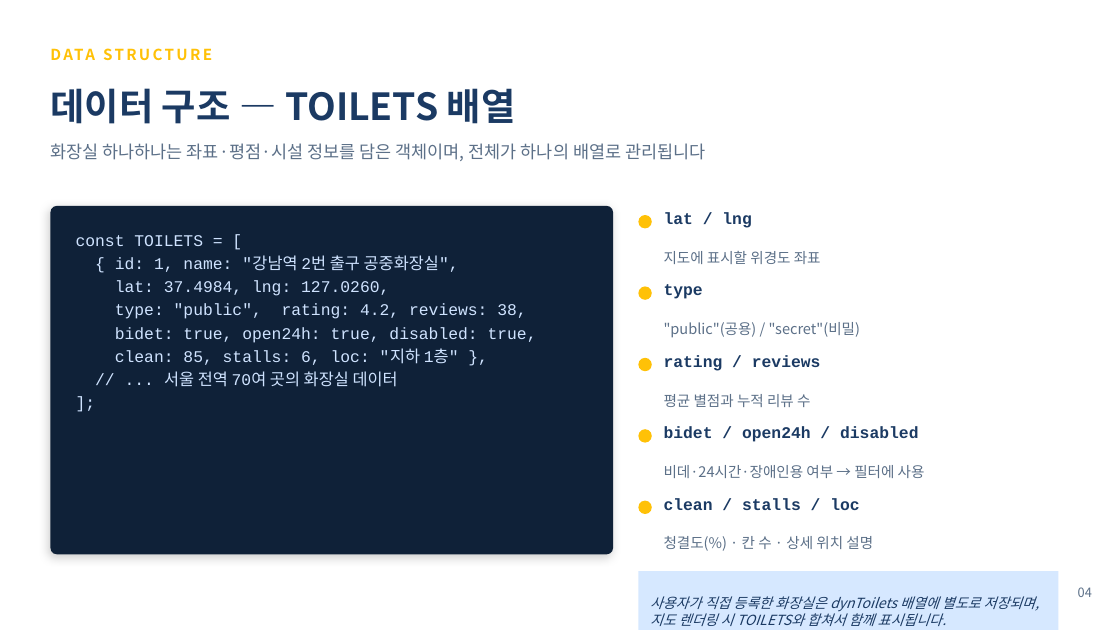
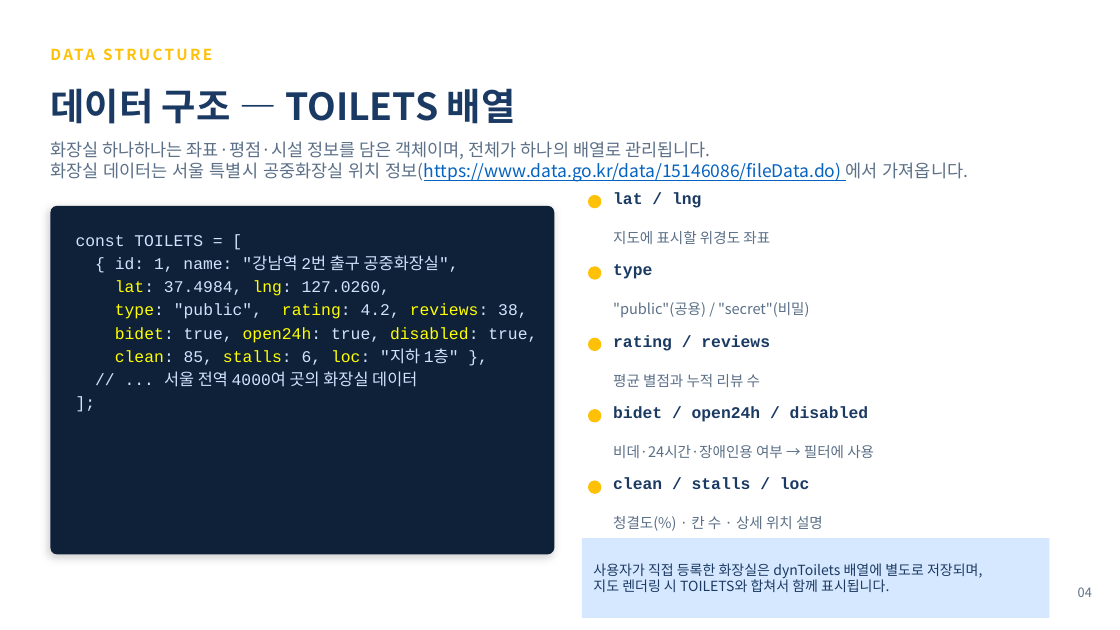
Before and after one commit to yejin2003/my-toilet-app, a slide deck: slide 4 of 어딨어_내_화장실_발표자료_최종.pptx. Drawn at 1120x630 pixels with LibreOffice and Linux fonts; fonts in the diff are those of the drawing. Boxes give left, top, right and bottom in pixels: in the first picture for what was removed or moved away, otherwise in the second. Text is boxed around its words. In the diff, an @@ line names an element or a change of style, - is before the commit and + after.

```diff
--- a/어딨어_내_화장실_발표자료_최종.pptx
+++ b/어딨어_내_화장실_발표자료_최종.pptx
@@ text at box(50, 141, 968, 182): text changed @@
-화장실 하나하나는 좌표·평점·시설 정보를 담은 객체이며, 전체가 하나의 배열로 관리됩니다
+화장실 하나하나는 좌표·평점·시설 정보를 담은 객체이며, 전체가 하나의 배열로 관리됩니다.
+화장실 데이터는 서울 특별시 공중화장실 위치 정보(https://www.data.go.kr/data/15146086/fileData.do) 에서 가져옵니다.
@@ rounded rectangle: place and size @@
-rounded rectangle at box(50, 206, 613, 555)
+rounded rectangle at box(50, 206, 555, 555)
@@ text at box(115, 280, 537, 365): text colour #CFE3FF to #FFFF00 in "lat: lng:", "type: rating: reviews:", "bidet: open24h: disabled:", "clean: stalls: loc:" @@
@@ text at box(164, 371, 417, 387): text changed @@
-// ... 서울 전역 70여 곳의 화장실 데이터
+// ... 서울 전역 4000여 곳의 화장실 데이터
@@ 10 texts, 5 ellipses: place and size @@
-10 texts, 5 ellipses at box(639, 212, 925, 551)
+10 texts, 5 ellipses at box(588, 192, 874, 531)
@@ rectangle "사용자가 직접 등록한 화장실은 dynToilets ...": place and size @@
-rectangle "사용자가 직접 등록한 화장실은 dynToilets ..." at box(639, 571, 1059, 630)
+rectangle "사용자가 직접 등록한 화장실은 dynToilets ..." at box(582, 539, 1050, 618)
@@ rectangle "사용자가 직접 등록한 화장실은 dynToilets ..." at box(582, 539, 1050, 618): italic off @@
```
Also in this commit, not shown: 6 other slides changed.
